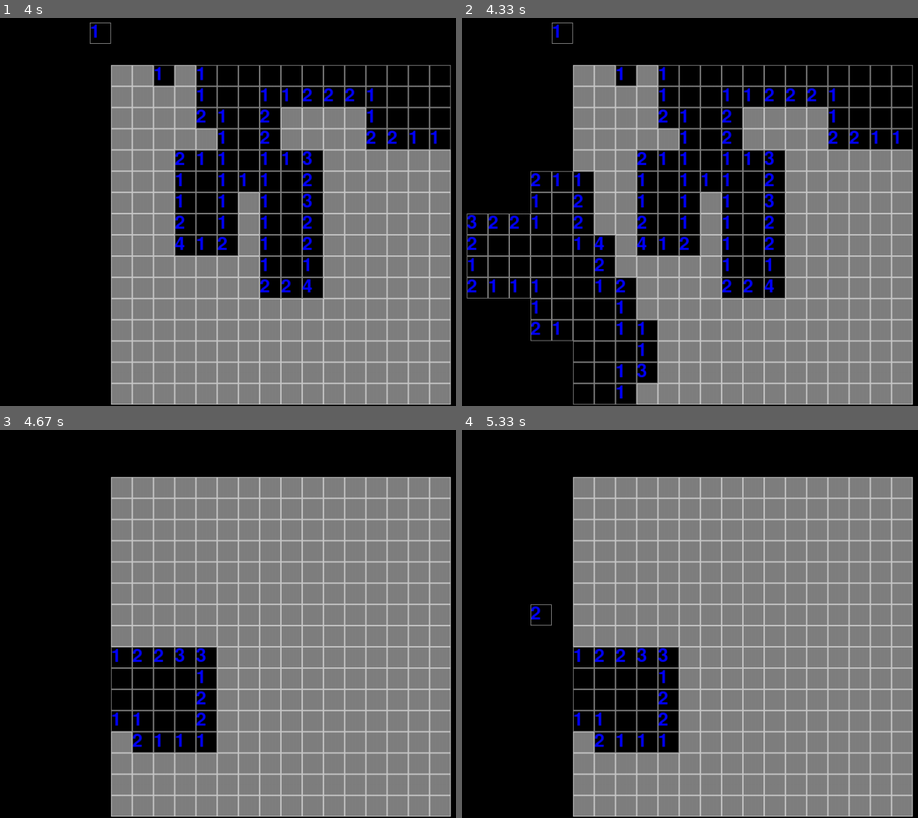
Above: before the commit, frames 1-4 (two rows, left to right).
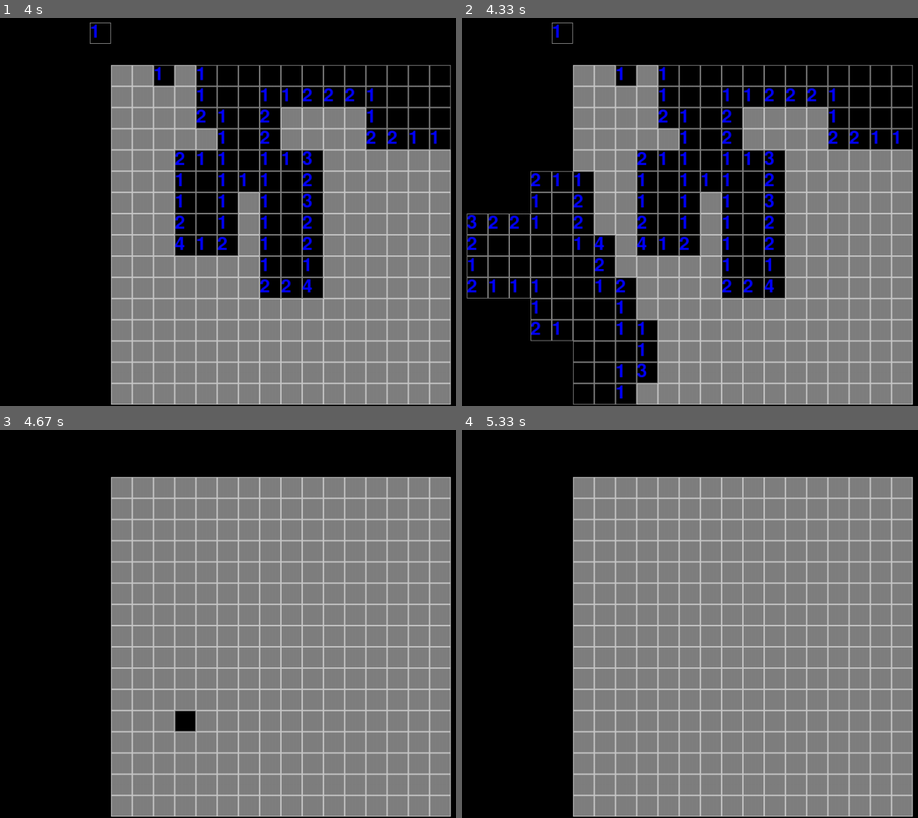
Above: after the commit, the same moments.

Repository: PauliAnt/minesweeper_pygame_self_decisive
Game: pygame game, started from main.py
Two runs of this game, one before a commit and one after it. Both use one fixed random seed, a clock stepped at 60 frames per second and the inputs below.
Inputs (mouse positions are in pixels of both pictures, inside the frame that each line leads up to):
- Up to frame 1 (4 s): press the mouse at (282, 196) at 0.37 s; move the mouse to (200, 184) at 0.47 s; release the mouse at (118, 169) at 0.6 s; click (259, 83) at 2.3 s; press the mouse at (259, 83) at 3.6 s; move the mouse to (164, 45) at 3.7 s; release the mouse at (outside the picture) at 3.83 s; move the mouse to (86, 219) at 3.97 s
- Up to frame 2 (4.33 s): click (548, 219) at 4.1 s
- Up to frame 3 (4.67 s): click (177, 717) at 4.5 s
- Up to frame 4 (5.33 s): press the mouse at (639, 717) at 4.8 s; move the mouse to (585, 662) at 4.9 s; release the mouse at (530, 608) at 5.03 s

Frames 1-2 are identical in both runs. In frame 3, 5.9% of the frame differs, in the area x 24-48%, y 55-84%; in frame 4, 6.2%, in the area x 15-48%, y 44-84%.

Commit message:
Auto harvest toimii

Diff:
--- a/GameController.py
+++ b/GameController.py
@@ -28,9 +28,9 @@
         self.screen = pygame.display.set_mode([window_width, window_height])
         self.mines = mines
         self.game_lost = False
+        self.G = Grid(self.N, self.M, self.mines)
 
     def startNewGame(self, n_pos, m_pos):
-        self.G = Grid(self.N, self.M, self.mines)
         self.G.start_game(m_pos, n_pos)
         self.game_lost = False
 
@@ -53,25 +53,11 @@
         event = self.G.getEvent(n_ind, m_ind)
 
         if event == -2:
-            return False
+            return
 
-        #self.screen.fill(BLACK, (
-        #ho + n_ind * block, 200 + vo + m_ind * block, block, block))
         self.fillRect(n_ind, m_ind,fillColor=BLACK,outlineColor=GREY)
         if event == 0:
-
-            n_lower = n_ind - 1
-            n_higher = n_ind + 2
-            m_lower = m_ind - 1
-            m_higher = m_ind + 2
-            if n_ind == 0:
-                n_lower = n_ind
-            if m_ind == 0:
-                m_lower = m_ind
-            if n_ind == self.N - 1:
-                n_higher = n_ind + 1
-            if m_ind == self.M - 1:
-                m_higher = m_ind + 1
+            (n_lower, n_higher, m_lower, m_higher) = self.getAdjacentBlocks(n_ind,m_ind)
 
             for ii in range(n_lower, n_higher):
                 for jj in range(m_lower, m_higher):
@@ -81,13 +67,10 @@
         else:
             num = self.font.render(str(event), "TRUE", "Blue")
             self.screen.blit(num, (ho + n_ind * block, 200 + vo + m_ind * block))
-        return False
+            return True
 
     def toggleFlag(self, n_ind, m_ind):
         flag_status = self.G.flag(n_ind, m_ind)
-        ho = self.horizontal_offset
-        vo = self.vertical_offset
-        block = self.block_size
         if flag_status == 1:
             self.fillRect(n_ind, m_ind,fillColor=RED,outlineColor=BLACK)
         if flag_status == 0:
@@ -110,3 +93,30 @@
             self.screen.fill(fillColor, rect)
         if outlineColor is not None:
             pygame.draw.rect(self.screen, outlineColor, rect, 1)
+
+    def getAdjacentBlocks(self,n_ind,m_ind):
+        n_lower = n_ind - 1
+        n_higher = n_ind + 2
+        m_lower = m_ind - 1
+        m_higher = m_ind + 2
+        if n_ind == 0:
+            n_lower = n_ind
+        if m_ind == 0:
+            m_lower = m_ind
+        if n_ind == self.N - 1:
+            n_higher = n_ind + 1
+        if m_ind == self.M - 1:
+            m_higher = m_ind + 1
+        return n_lower, n_higher, m_lower, m_higher
+
+    def flagAdjacent(self,n_ind,m_ind):
+        (n_lower, n_higher, m_lower, m_higher) = self.getAdjacentBlocks(n_ind, m_ind)
+        for nn in range(n_lower,n_higher):
+            for mm in range(m_lower,m_higher):
+                pass
+
+    def openAdjacent(self,n_ind,m_ind):
+        (n_lower, n_higher, m_lower, m_higher) = self.getAdjacentBlocks(n_ind, m_ind)
+        for nn in range(n_lower,n_higher):
+            for mm in range(m_lower, m_higher):
+                self.gridChange(nn,mm)
--- a/Grid.py
+++ b/Grid.py
@@ -4,65 +4,80 @@
 
 class Grid:
 
-    def __init__(self,n,m,mines):
-        self.N = n*m
+    def __init__(self, n, m, mines):
+        self.N = n * m
         self.n = n
         self.m = m
-        self.bomb_matrix = np.zeros([n,m])
-        self.resolve_matrix = np.zeros([n,m])
-        self.flags = np.zeros([n,m])
+        self.bomb_matrix = np.zeros([n, m])
+        self.resolve_matrix = np.zeros([n, m])
+        self.unopened = np.ones([n,m])
+        self.flags = np.zeros([n, m])
         self.mines = mines
 
-    def start_game(self,n_ind,m_ind):
+    def start_game(self, n_ind, m_ind):
         n = self.n
         m = self.m
-        available_modules = list(range(0,self.N))
+        available_modules = list(range(0, self.N))
 
-        for nn in [n_ind-1,n_ind,n_ind+1]:
-            for mm in [m_ind-1,m_ind,m_ind+1]:
-                available_modules.remove(nn*n+mm)
+        for nn in [n_ind - 1, n_ind, n_ind + 1]:
+            for mm in [m_ind - 1, m_ind, m_ind + 1]:
+                available_modules.remove(nn * n + mm)
 
         rnd.shuffle(available_modules)
 
         for ind_mine in available_modules[0:self.mines]:
-            m_mine = int(ind_mine/n)
-            n_mine = ind_mine%n
-            self.bomb_matrix[n_mine,m_mine] = 1
+            m_mine = int(ind_mine / n)
+            n_mine = ind_mine % n
+            self.bomb_matrix[n_mine, m_mine] = 1
 
-        for ii in range(0,n):
-            for jj in range(0,m):
-                if self.bomb_matrix[ii,jj] == 1:
+        for ii in range(0, n):
+            for jj in range(0, m):
+                if self.bomb_matrix[ii, jj] == 1:
                     continue
                 # Calculate adjacent bombs
-                ii_lower = ii-1
-                ii_higher = ii+2
-                jj_lower = jj-1
-                jj_higher = jj+2
-                if ii == 0:
-                    ii_lower = ii
-                if jj == 0:
-                    jj_lower = jj
-                if ii == n:
-                    ii_higher = ii+1
-                if jj == m:
-                    jj_higher = jj+1
+                (ii_lower,ii_higher, jj_lower, jj_higher) = self.getAdjacentIndexes(ii, jj)
 
-                self.resolve_matrix[ii,jj] = np.sum(self.bomb_matrix[ii_lower:ii_higher,jj_lower:jj_higher])
+                self.resolve_matrix[ii, jj] = np.sum(self.bomb_matrix[ii_lower:ii_higher, jj_lower:jj_higher])
 
-            print("Minefield Generated")
-            print(self.bomb_matrix)
-
-    def getEvent(self,n_ind,m_ind):
-
-        block = self.bomb_matrix[n_ind,m_ind]
-        self.bomb_matrix[n_ind,m_ind] = -1
-        if block == 1:
+    def getEvent(self, n_ind, m_ind):
+        block = self.bomb_matrix[n_ind, m_ind]
+        if self.flags[n_ind,m_ind] == 1:
+            return -2
+        elif block == 1:
             return -1
-        elif block == -1:
+        elif self.unopened[n_ind,m_ind] == 0:
             return -2
         else:
-            return int(self.resolve_matrix[n_ind,m_ind])
+            self.unopened[n_ind, m_ind] = 0
+            return int(self.resolve_matrix[n_ind, m_ind])
 
-    def flag(self,n_ind,m_ind):
-        self.flags[n_ind,m_ind] = (self.flags[n_ind,m_ind]+1)%2
-        return self.flags[n_ind,m_ind]
+    def flag(self, n_ind, m_ind):
+        self.flags[n_ind, m_ind] = (self.flags[n_ind, m_ind] + 1) % 2
+        self.unopened[n_ind, m_ind] = (self.unopened[n_ind, m_ind] + 1) % 2
+        return self.flags[n_ind, m_ind]
+
+    def getResolve(self, n_ind, m_ind):
+        return self.resolve_matrix[n_ind, m_ind]
+
+    def getAdjacentUnopened(self,ii,jj):
+        (ii_lower, ii_higher, jj_lower, jj_higher) = self.getAdjacentIndexes(ii, jj)
+        return np.sum(self.unopened[ii_lower:ii_higher, jj_lower:jj_higher])
+
+    def getAdjacentFlags(self,ii,jj):
+        (ii_lower, ii_higher, jj_lower, jj_higher) = self.getAdjacentIndexes(ii, jj)
+        return np.sum(self.flags[ii_lower:ii_higher,jj_lower:jj_higher])
+
+    def getAdjacentIndexes(self, ii, jj):
+        ii_lower = ii - 1
+        ii_higher = ii + 2
+        jj_lower = jj - 1
+        jj_higher = jj + 2
+        if ii == 0:
+            ii_lower = ii
+        if jj == 0:
+            jj_lower = jj
+        if ii == self.n:
+            ii_higher = ii + 1
+        if jj == self.m:
+            jj_higher = jj + 1
+        return ii_lower, ii_higher, jj_lower, jj_higher
--- a/Module.py
+++ /dev/null
@@ -1,32 +0,0 @@
-from abc import ABC
-
-
-class Module(ABC):
-    type = -1
-
-
-class Resolve(Module):
-
-    def __init__(self,adjacent_mines):
-        self.adjacent_mines = adjacent_mines
-        self.remaining = adjacent_mines
-
-    def update(self):
-        self.remaining -= 1
-
-
-class Mine(Module):
-
-    def __init__(self):
-        self.type = 1
-
-    def update(self):
-        pass
-
-class Blanc(Module):
-
-    def __init__(self):
-        self.type = 0
-
-    def update(self):
-        pass
--- /dev/null
+++ b/SimpleAI/Resolve.py
@@ -0,0 +1,28 @@
+class Resolve:
+
+    def __init__(self, n_ind, m_ind, remaining, unopened):
+        self.n = n_ind
+        self.m = m_ind
+        self.remaining = remaining
+        self.unopened = unopened
+
+    def update(self, n_ind, m_ind):
+        if abs(self.n - n_ind) <= 1 and abs(self.m - m_ind) <= 1:
+            self.unopened -= 1
+            print("Opened (",n_ind,m_ind,")",self.n, self.m, self.unopened)
+
+    def flag(self, n_ind, m_ind):
+        if abs(self.n - n_ind) <= 1 and abs(self.m - m_ind) <= 1:
+            self.remaining -= 1
+            print("Flag",self.n, self.m, self.remaining)
+
+    def checkSolved(self):
+        if self.remaining == 0:
+            return 0
+        if self.unopened == self.remaining:
+            return 1
+        else:
+            return -1
+
+    def getIndex(self):
+        return self.n,self.m
--- /dev/null
+++ b/SimpleAI/SimpleAiController.py
@@ -0,0 +1,56 @@
+import pygame
+import GameController
+from Resolve import Resolve
+import numpy as np
+
+BLACK = (0, 0, 0)
+WHITE = (200, 200, 200)
+GREY = (128, 128, 128)
+RED = (255, 0, 0)
+GREEN = (0,255,0)
+
+
+class SimpleAiController(GameController.GameController):
+
+    def __init__(self, window_width, window_height, N, M, mines):
+        super().__init__(window_width, window_height, N, M, mines)
+        self.resolve_matrix = np.zeros([N, M])
+        self.resolve_list = []
+
+    def gridChange(self, n_ind, m_ind):
+        opened = super().gridChange(n_ind, m_ind)
+        if opened:
+            for resolve in self.resolve_list:
+                resolve.update(n_ind, m_ind)
+        # Check adjacent resolves and add them to list
+        (n_lower, n_higher, m_lower, m_higher) = self.getAdjacentBlocks(n_ind, m_ind)
+        for ii in range(n_lower, n_higher):
+            for jj in range(m_lower, m_higher):
+                if self.resolve_matrix[n_ind, m_ind] == 0:
+                    resolve_num = self.G.getResolve(n_ind, m_ind)
+                    if resolve_num != 0:
+                        resolve = self.createResolve(n_ind, m_ind, resolve_num)
+                        self.resolve_list.append(resolve)
+                        self.resolve_matrix[n_ind, m_ind] = 1
+
+    def createResolve(self, n_ind, m_ind, resolve_num):
+        unopened = self.G.getAdjacentUnopened(n_ind, m_ind)
+        remaining = resolve_num - self.G.getAdjacentFlags(n_ind, m_ind)
+        return Resolve(n_ind, m_ind, remaining, unopened)
+
+    def addFlag(self, n_ind, m_ind):
+        super().toggleFlag(n_ind,m_ind)
+        for resolve in self.resolve_list:
+            resolve.flag(n_ind, m_ind)
+
+
+    def checkSolved(self):
+        for resolve in self.resolve_list:
+            action = resolve.checkSolved()
+            if action == 0:
+                (n,m) = resolve.getIndex()
+                self.fillRect(n,m,outlineColor=GREEN)
+                self.resolve_list.remove(resolve)
+                self.openAdjacent(n,m)
+            elif action == 1:
+                pass
--- /dev/null
+++ b/SimpleAI/main.py
@@ -0,0 +1,61 @@
+import pygame
+from GameController import GameController
+from SimpleAiController import SimpleAiController
+pygame.font.init()
+
+window_width = 1000
+window_height = 700
+
+
+def main():
+
+    N = 16
+    M = 16
+    mines = 40
+
+    Clock = pygame.time.Clock()
+
+    # Set up the drawing window
+
+    running = True
+    # INIT gameController
+    gc = SimpleAiController(window_width, window_height, N, M, mines)
+    while running:
+
+        # Run until the user asks to quit
+
+        gc.drawGrid()
+
+        # MAIN LOOP
+        game_started = False
+        game_lost = False
+        gc.startNewGame(1, 1)
+        gc.gridChange(1, 1)
+        while not game_lost:
+            Clock.tick(10)
+            (button1, button2, button3) = pygame.mouse.get_pressed(num_buttons=3)
+
+            # Check safe spaces
+            gc.checkSolved()
+
+            if button1:
+                (n_pos, m_pos) = gc.getMousePosition()
+                gc.gridChange(n_pos, m_pos)
+                game_lost = gc.getGameState()
+            elif button3:
+                (n_pos, m_pos) = gc.getMousePosition()
+                gc.addFlag(n_pos, m_pos)
+
+            # Did the user click the window close button?
+            for event in pygame.event.get():
+                if event.type == pygame.QUIT:
+                    running = False
+            # Flip the display
+            pygame.display.update()
+
+        # Done! Time to quit.
+    pygame.quit()
+
+
+if __name__ == "__main__":
+    main()
